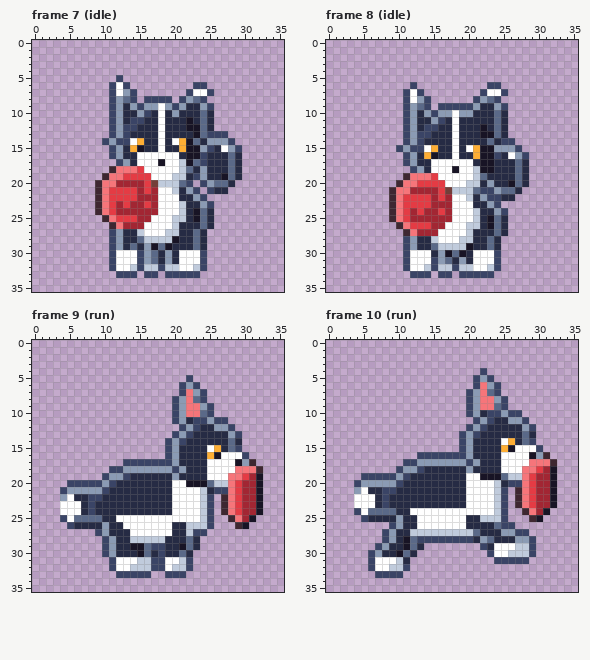
One commit to this pixel-art file: art/animals/social-frisbee-dog@75.aseprite. Above is the file before it was changed.
36x36 pixels, 12 frames. Shown: frame 7 (idle), frame 8 (idle), frame 9 (run), frame 10 (run). The commit also changed other frames, which this record leaves out.
The same view after the edit:
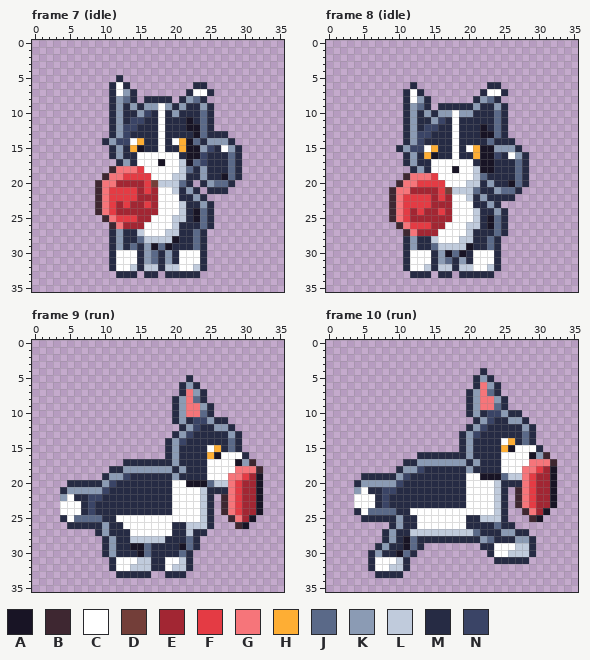
Palette (. is transparent): A #181425  B #3e2731  C #ffffff  D #733e39  E #a22633  F #e43b44  G #f6757a  H #feae34  J #5a6988  K #8b9bb4  L #c0cbdc  M #262b44  N #3a4466
Difference:
Frame 7 (idle):
y 5: x 12 N -> M
y 6: x 11 N -> M; x 13 N -> M; x 23..24 NN -> MM
y 7: x 11 N -> M; x 14 N -> M; x 22 N -> M; x 25 N -> M
y 8: x 11 N -> M; x 14 N -> M; x 16..19 NNNN -> MMMM; x 21 N -> M; x 24 N -> M
y 9: x 11 N -> M; x 15 N -> M; x 20 N -> M; x 25 N -> M
y 10..12: x 11 N -> M
y 13: x 11 N -> M; x 25..27 NNN -> MMM
y 14: x 10 N -> M; x 28 N -> M
y 15: x 11 N -> M; x 29 N -> M
y 16: x 11 N -> M
y 17: x 12 N -> M
y 19: x 23 N -> M
y 20: x 22 N -> M; x 24 N -> M
y 21: x 23 N -> M; x 25 N -> M
y 22: x 24 N -> M
y 23: x 25 N -> M
y 27..29: x 11 N -> M
y 30..31: x 11 N -> M; x 15 N -> M; x 24 N -> M
y 32: x 11 N -> M; x 15 N -> M; x 18 N -> M; x 24 N -> M
y 33: x 12..14 NNN -> MMM; x 16..17 NN -> MM; x 19..23 NNNNN -> MMMMM
Frame 8 (idle):
y 6: x 12 N -> M; x 23..24 NN -> MM
y 7: x 11 N -> M; x 13 N -> M; x 22 N -> M; x 25 N -> M
y 8: x 11 N -> M; x 14 N -> M; x 21 N -> M; x 24 N -> M
y 9: x 11 N -> M; x 14 N -> M; x 16..20 NNNNN -> MMMMM; x 25 N -> M
y 10: x 11 N -> M; x 15 N -> M
y 11..13: x 11 N -> M
y 14: x 11 N -> M; x 25..26 NN -> MM
y 15: x 10 N -> M; x 27 N -> M
y 16: x 11 N -> M; x 28 N -> M
y 17: x 11 N -> M
y 18: x 12 N -> M
y 21: x 22..23 NN -> MM
y 22: x 23..24 NN -> MM
y 23: x 24 N -> M
y 24: x 25 N -> M
y 28..29: x 11 N -> M
y 30: x 11 N -> M; x 24 N -> M
y 31: x 11 N -> M; x 15 N -> M; x 24 N -> M
y 32: x 11 N -> M; x 15 N -> M; x 18 N -> M; x 24 N -> M
y 33: x 12..14 NNN -> MMM; x 16..17 NN -> MM; x 19..23 NNNNN -> MMMMM
Frame 9 (run):
y 5: x 22 N -> M
y 6: x 21 N -> M; x 23 N -> M
y 7: x 21 N -> M; x 24 N -> M
y 8: x 20 N -> M; x 24 N -> M
y 9..10: x 20 N -> M; x 25 N -> M
y 11: x 20 N -> M; x 26..27 NN -> MM
y 12: x 21 N -> M; x 28 N -> M
y 13: x 20 N -> M; x 29 N -> M
y 14: x 19 N -> M
y 15: x 19 N -> M; x 29 N -> M
y 16: x 19 N -> M; x 30 N -> M
y 17: x 13..19 NNNNNNN -> MMMMMMM
y 18: x 11..12 NN -> MM; x 20 N -> M
y 19: x 10 N -> M
y 20: x 5..9 NNNNN -> MMMMM
y 21: x 4 N -> M; x 26..27 NN -> MM
y 22..24: x 25 N -> M
y 25: x 4 N -> M; x 25 N -> M
y 26: x 5 N -> M; x 25 N -> M
y 27: x 9 N -> M; x 23..24 NN -> MM
y 28: x 10 N -> M
y 29: x 10 N -> M; x 17..18 NN -> MM
y 30: x 10 N -> M; x 18 N -> M
y 31..32: x 11 N -> M; x 17..18 NN -> MM; x 22 N -> M
y 33: x 12..16 NNNNN -> MMMMM; x 19..21 NNN -> MMM
Frame 10 (run):
y 4: x 22 N -> M
y 5: x 21 N -> M; x 23 N -> M
y 6: x 21 N -> M; x 24 N -> M
y 7: x 20 N -> M; x 24 N -> M
y 8..9: x 20 N -> M; x 25 N -> M
y 10: x 20 N -> M; x 26..27 NN -> MM
y 11: x 21 N -> M; x 28 N -> M
y 12: x 20 N -> M; x 29 N -> M
y 13: x 19 N -> M
y 14: x 19 N -> M; x 29 N -> M
y 15: x 19 N -> M; x 30 N -> M
y 16: x 13..19 NNNNNNN -> MMMMMMM
y 17: x 11..12 NN -> MM; x 20 N -> M
y 18: x 10 N -> M
y 19: x 5..9 NNNNN -> MMMMM
y 20: x 4 N -> M; x 26..27 NN -> MM
y 21..23: x 25 N -> M
y 24: x 4 N -> M; x 25 N -> M
y 25: x 5 N -> M; x 25 N -> M
y 26: x 9 N -> M; x 25..26 NN -> MM
y 27: x 8 N -> M; x 27..28 NN -> MM
y 28: x 8 N -> M; x 13..20 NNNNNNNN -> MMMMMMMM; x 29 N -> M
y 29: x 7 N -> M; x 22 N -> M; x 29 N -> M
y 30: x 6 N -> M; x 23 N -> M; x 29 N -> M
y 31: x 6 N -> M; x 24..28 NNNNN -> MMMMM
y 32: x 6 N -> M; x 11 N -> M
y 33: x 7..10 NNNN -> MMMM
Boxes around the changes in both pictures, in picture pixels (x1, y1, x2, y2):
changed: (102, 75, 242, 208)
changed: (109, 229, 207, 278)
changed: (396, 82, 529, 173)
changed: (480, 187, 508, 215)
changed: (403, 236, 501, 278)
changed: (60, 375, 249, 578)
changed: (354, 368, 543, 578)
